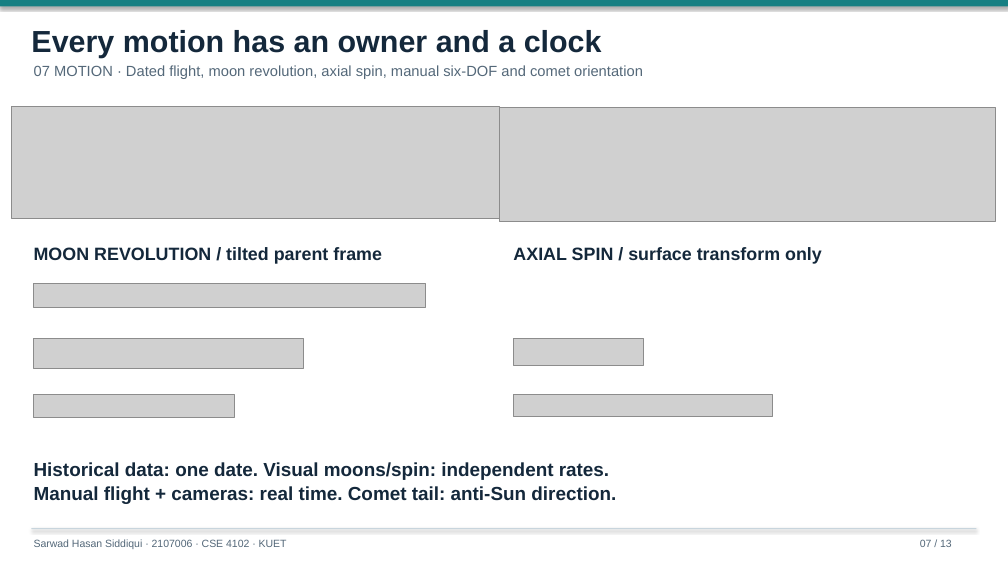
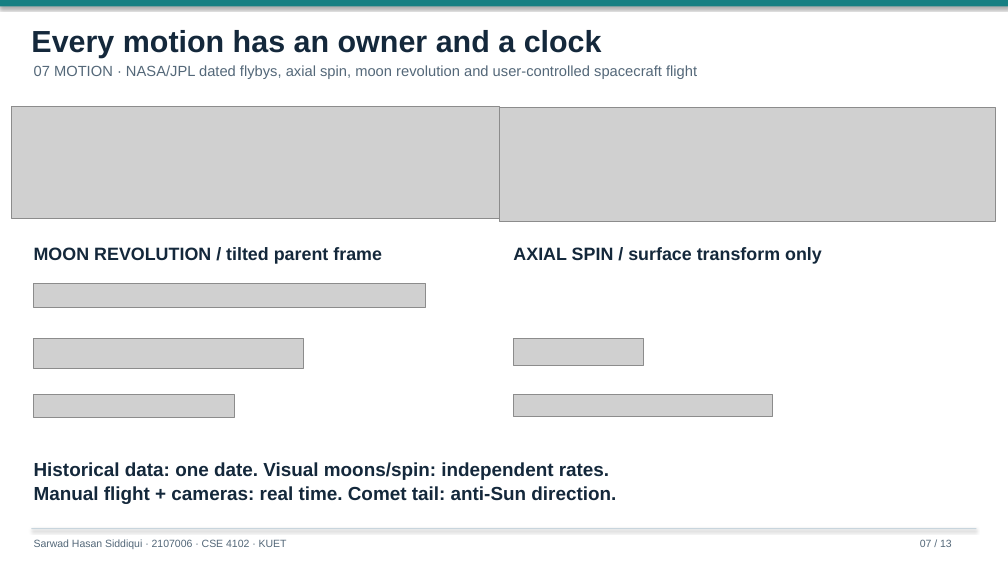
Before and after one commit to Rockstatata/Voyager-2, a slide deck: slide 7 of docs/report/Final-Presentation.pptx. Drawn at 1008x567 pixels with LibreOffice and Linux fonts; fonts in the diff are those of the drawing; grey boxes stand for pictures. Boxes give left, top, right and bottom in pixels: in the first picture for what was removed or moved away, otherwise in the second. Text is boxed around its words. In the diff, an @@ line names an element or a change of style, - is before the commit and + after.

```diff
--- a/docs/report/Final-Presentation.pptx
+++ b/docs/report/Final-Presentation.pptx
@@ text at bbox=[34, 65, 697, 79]: text changed @@
-07 MOTION · Dated flight, moon revolution, axial spin, manual six-DOF and comet orientation
+07 MOTION · NASA/JPL dated flybys, axial spin, moon revolution and user-controlled spacecraft flight
```
Also in this commit, not shown: 10 other slides changed, 10 other files.
